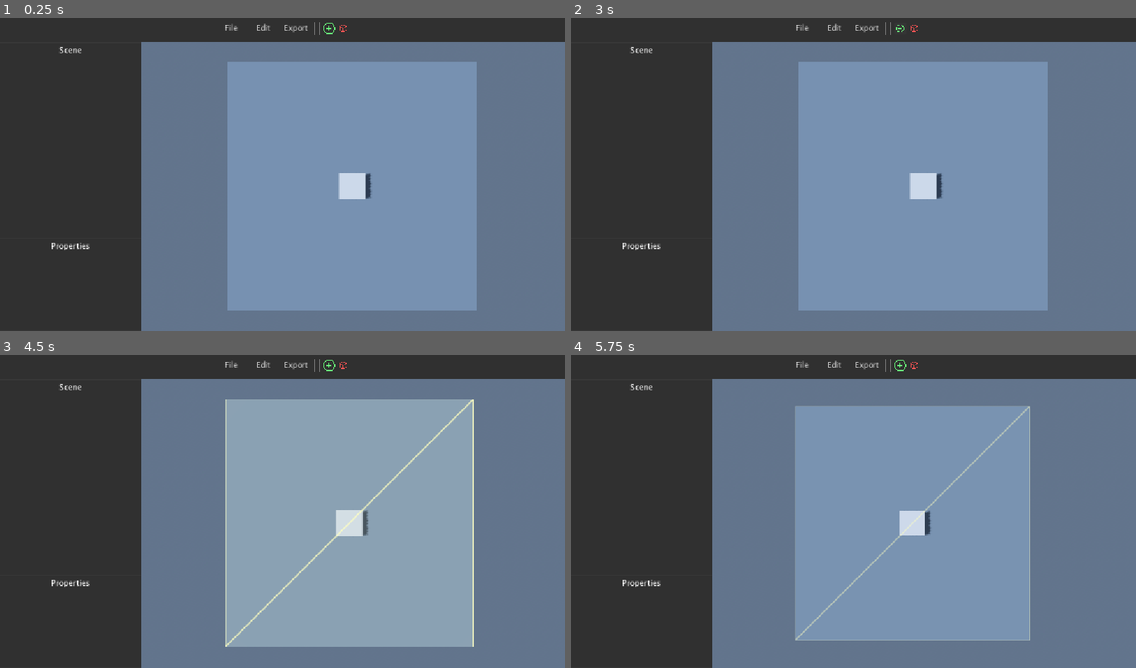
Above: before the commit, frames 1-4 (two rows, left to right).
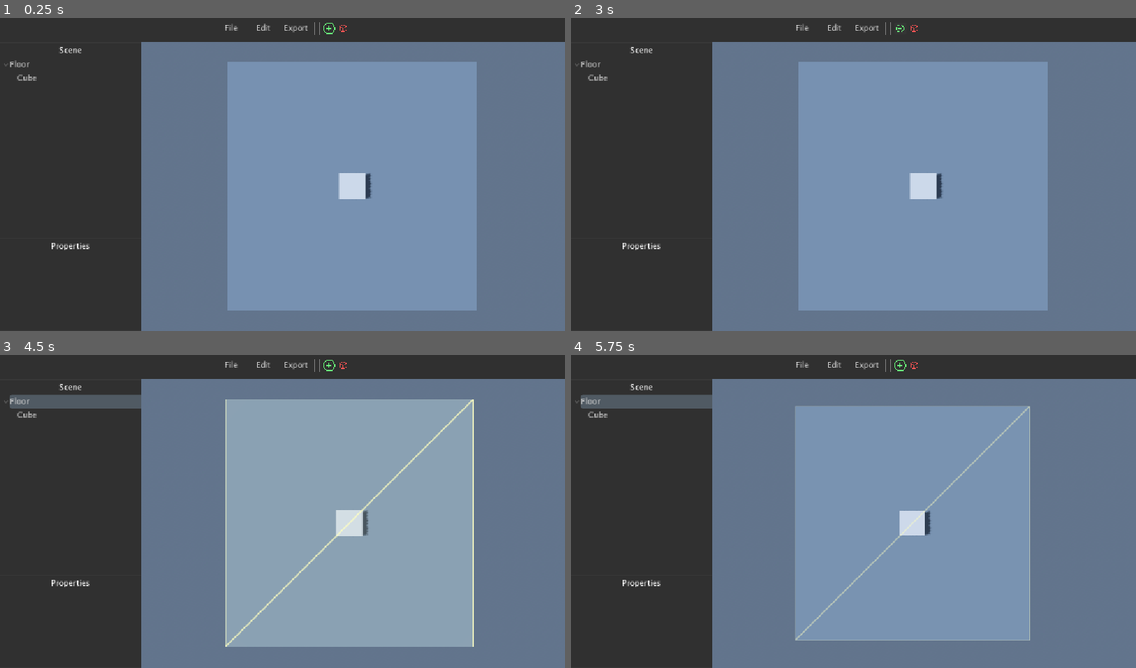
Above: after the commit, the same moments.

Repository: JustTobias31/VoxelisEditor
Game: Godot game, scene res://Main/Editor/UI.tscn
The game is run twice, just before and just after one commit, with the same random seed, the same clock (stepped at 60 frames per second) and the same inputs.
Inputs (mouse positions are in pixels of both pictures, inside the frame that each line leads up to):
- Up to frame 1 (0.25 s): no input
- Up to frame 2 (3 s): click "File" at 0.5 s; click "Edit" at 1.25 s; click "Export" at 2 s; click (898, 27) at 2.75 s
- Up to frame 3 (4.5 s): click (344, 364) at 3.5 s; tap Enter (down) at 4.25 s; move the mouse to (406, 492) at 4.27 s; hold Right (right) from 4.28 s (still down); click (406, 492) at 4.42 s
- Up to frame 4 (5.75 s): move the mouse to (740, 524) at 5.02 s; release Right (right) at 5.03 s; hold Enter (down) from 5.03 s (still down); click (740, 524) at 5.17 s

The runs differ from the first frame. In frame 1, less than 0.1% of the frame differs, in the area x 0-7%, y 13-21%; in frame 2, less than 0.1%; in frame 3, 1.1%, in the area x 0-25%, y 12-21%; in frame 4, 1.1%.

Commit message:
tree viewer

Diff:
--- a/Main/Editor/Objects/3D/script.gd
+++ b/Main/Editor/Objects/3D/script.gd
@@ -24,5 +24,7 @@
 			obj.visible = val
 	}
 
+	props.name.value="3D"
+	props.classname.value="3D"
+
 	description = "Any object that can get rendered in the 3D space"
-	color = Color.RED
--- a/Main/Editor/Objects/cube/script.gd
+++ b/Main/Editor/Objects/cube/script.gd
@@ -10,6 +10,10 @@
 		"handler"= func(val: Color, obj: Node3D):
 			obj.get_node("Main").material_override.albedo_color=val
 	}
+
+	props.name.value="Cube"
+	props.classname.value="Cube"
+
 	deletable = true
 	description = "Cube"
 	model=load("res://Main/Editor/Objects/cube/model.tscn").instantiate()
--- a/Main/Editor/Objects/main/script.gd
+++ b/Main/Editor/Objects/main/script.gd
@@ -14,8 +14,7 @@
 	}
 var model = null
 var description = "Root object that's used by every other object"
-var icon="main.svg"
-var color = Color.WHITE
 var parent = ""
 var children = []
 var deletable = false
+var id = 0
--- a/Main/Editor/Scripts/Objects.gd
+++ b/Main/Editor/Scripts/Objects.gd
@@ -1,30 +1,51 @@
 extends Node
 
+var objindex = [
+	editor_Main,
+	editor_3D,
+	editor_Cube
+]
 var objects = {}
 var selected = 0
 
+signal created
+signal propchanged
+signal reparent
+signal reselect
+
 #######################################
-func create(obj : editor_Main,parent=null):
+func parent(obj : editor_Main, p : editor_Main):
+	p.children.append(obj.id)
+	obj.parent=p
+	reparent.emit(obj,p)
+
+func create(obj : editor_Main, p : editor_Main=null):
 	var uid = randi_range(0,99999999)
 	var model : Node3D = obj.model
+	obj.id=uid
 	if obj.model:
 		obj.model.name=str(uid)
 		get_tree().get_root().add_child.call_deferred(obj.model)
-	if parent:
-		objects[parent].children.append(uid)
-		objects[uid].parent=parent
 	for i in obj.props:
 		var v = obj.props[i]
 		if v.has("handler"):
 			v.handler.call(v.value, obj.model)
 	objects[uid]=obj
 	obj.description=null
+	created.emit(obj,p)
+
+	if p:
+		p.children.append(obj.id)
+		obj.parent=p
+
 	return uid
 
 func setProperty(obj : editor_Main, key, value):
 	var prop = obj.props[key]
 	prop.value=value
-	prop.handler.call(value,obj.model)
+	if prop.has("handler"):
+		prop.handler.call(value,obj.model)
+	propchanged.emit(obj,key,value)
 
 func select(id):
 	if selected != 0:
@@ -34,10 +55,13 @@
 		objects[selected].model.get_node("Main").material_overlay.set_shader_parameter("highlight", true)
 	else:
 		selected = 0
+	reselect.emit(id)
 #######################################
 func _ready() -> void:
+	await get_tree().create_timer(0.1).timeout
 	var scenefloor = objects[create(editor_Cube.new())]
 	setProperty(scenefloor,"size",Vector3(100,1,100))
 	setProperty(scenefloor,"color",Color.SLATE_GRAY)
+	setProperty(scenefloor,"name","Floor")
 
-	create(editor_Cube.new())
+	create(editor_Cube.new(),scenefloor)
--- /dev/null
+++ b/Main/Editor/Scripts/UI/Main.gd
@@ -0,0 +1,31 @@
+extends Node
+
+@onready var tree = $Objects/Tree
+var root
+var objlist = {}
+
+func create_tree_item(_item, _parent_item):
+	var item : TreeItem = tree.create_item(_parent_item)
+	item.set_text(0, _item.props.name.value)
+	return item
+
+func NewObject(obj, parent):
+	var item
+	if parent:
+		item = create_tree_item(obj, objlist[parent.id])
+	else:
+		item = create_tree_item(obj, root)
+	objlist[obj.id] = item
+
+func _ready() -> void:
+	tree.hide_root = true
+	root = tree.create_item()
+	Objects.created.connect(NewObject)
+	Objects.propchanged.connect(func(obj:editor_Main,prop,val):
+		if prop == "name":
+			objlist[obj.id].set_text(0,val)
+	)
+	Objects.reselect.connect(func(id):
+		tree.deselect_all()
+		tree.set_selected(objlist[id],0)
+	)
--- a/Main/Editor/UI.tscn
+++ b/Main/Editor/UI.tscn
@@ -1,5 +1,6 @@
 [gd_scene format=3 uid="uid://co88ub54mji2w"]
 
+[ext_resource type="Script" uid="uid://dcc8hadickpaw" path="res://Main/Editor/Scripts/UI/Main.gd" id="1_suv3m"]
 [ext_resource type="Theme" uid="uid://dt51r7jbd830n" path="res://Main/Editor/theme.tres" id="1_te7nb"]
 [ext_resource type="PackedScene" uid="uid://dks5tqhcp416" path="res://Main/main.tscn" id="2_30t0y"]
 [ext_resource type="Texture2D" uid="uid://b128u0b7lcv82" path="res://Main/Assets/icons/add.svg" id="3_c5412"]
@@ -33,6 +34,7 @@
 anchor_bottom = 1.0
 grow_horizontal = 2
 grow_vertical = 2
+script = ExtResource("1_suv3m")
 
 [node name="Toolbar" type="Panel" parent="Main" unique_id=976015989]
 layout_mode = 1
@@ -44,7 +46,7 @@
 grow_vertical = 2
 theme = ExtResource("1_te7nb")
 
-[node name="HBoxContainer" type="HBoxContainer" parent="Main/Toolbar" unique_id=224277668]
+[node name="Contents" type="HBoxContainer" parent="Main/Toolbar" unique_id=224277668]
 layout_mode = 1
 anchors_preset = 14
 anchor_top = 0.5
@@ -58,14 +60,14 @@
 theme = SubResource("Theme_suv3m")
 alignment = 1
 
-[node name="File" type="Button" parent="Main/Toolbar/HBoxContainer" unique_id=452284215]
+[node name="File" type="Button" parent="Main/Toolbar/Contents" unique_id=452284215]
 custom_minimum_size = Vector2(60, 0)
 layout_mode = 2
 theme = ExtResource("1_te7nb")
 theme_override_styles/normal = SubResource("StyleBoxFlat_ccg01")
 text = "File"
 
-[node name="Edit" type="Button" parent="Main/Toolbar/HBoxContainer" unique_id=8310985]
+[node name="Edit" type="Button" parent="Main/Toolbar/Contents" unique_id=8310985]
 custom_minimum_size = Vector2(60, 0)
 layout_mode = 2
 theme = ExtResource("1_te7nb")
@@ -73,7 +75,7 @@
 text = "Edit
 "
 
-[node name="Export" type="Button" parent="Main/Toolbar/HBoxContainer" unique_id=2007156475]
+[node name="Export" type="Button" parent="Main/Toolbar/Contents" unique_id=2007156475]
 custom_minimum_size = Vector2(60, 0)
 layout_mode = 2
 theme = ExtResource("1_te7nb")
@@ -82,19 +84,20 @@
 
 "
 
-[node name="Transform" type="VSeparator" parent="Main/Toolbar/HBoxContainer" unique_id=486229400]
-layout_mode = 2
-size_flags_horizontal = 4
-
-[node name="Object" type="VSeparator" parent="Main/Toolbar/HBoxContainer" unique_id=1194232515]
-layout_mode = 2
-size_flags_horizontal = 4
-
-[node name="Add" type="Button" parent="Main/Toolbar/HBoxContainer" unique_id=4071011]
+[node name="Transform" type="VSeparator" parent="Main/Toolbar/Contents" unique_id=486229400]
+layout_mode = 2
+size_flags_horizontal = 4
+
+[node name="Object" type="VSeparator" parent="Main/Toolbar/Contents" unique_id=1194232515]
+layout_mode = 2
+size_flags_horizontal = 4
+
+[node name="Add" type="Button" parent="Main/Toolbar/Contents" unique_id=4071011]
 custom_minimum_size = Vector2(25, 0)
 layout_mode = 2
 size_flags_horizontal = 4
 size_flags_vertical = 4
+tooltip_text = "Shows the "
 theme = ExtResource("1_te7nb")
 theme_override_font_sizes/font_size = 15
 theme_override_styles/normal = SubResource("StyleBoxFlat_ccg01")
@@ -104,7 +107,7 @@
 icon_alignment = 1
 expand_icon = true
 
-[node name="cube" type="Button" parent="Main/Toolbar/HBoxContainer" unique_id=362470139]
+[node name="cube" type="Button" parent="Main/Toolbar/Contents" unique_id=362470139]
 custom_minimum_size = Vector2(20, 0)
 layout_mode = 2
 size_flags_horizontal = 4
@@ -141,6 +144,24 @@
 horizontal_alignment = 1
 vertical_alignment = 1
 
+[node name="Tree" type="Tree" parent="Main/Objects" unique_id=472587741]
+layout_mode = 1
+anchors_preset = 15
+anchor_right = 1.0
+anchor_bottom = 1.0
+offset_left = 50.0
+offset_top = 30.0
+offset_right = 50.0
+grow_horizontal = 2
+grow_vertical = 2
+scale = Vector2(4, 1)
+pivot_offset = Vector2(10, 0)
+theme = ExtResource("1_te7nb")
+allow_search = false
+enable_drag_unfolding = false
+hide_root = true
+drop_mode_flags = 1
+
 [node name="Properties" type="Panel" parent="Main" unique_id=219278755]
 layout_mode = 1
 anchors_preset = 15
@@ -178,9 +199,11 @@
 
 [node name="Viewport" type="SubViewport" parent="Main/Viewport" unique_id=753948555]
 handle_input_locally = false
+oversampling = false
 size = Vector2i(865, 591)
 size_2d_override = Vector2i(1024, 1024)
 size_2d_override_stretch = true
+render_target_clear_mode = 2
 render_target_update_mode = 4
 
 [node name="Scene" parent="Main/Viewport/Viewport" unique_id=2092636286 instance=ExtResource("2_30t0y")]
--- a/Main/Editor/theme.tres
+++ b/Main/Editor/theme.tres
@@ -7,7 +7,101 @@
 border_width_bottom = 2
 border_color = Color(0.2159017, 0.21590173, 0.2159017, 1)
 
+[sub_resource type="StyleBoxFlat" id="StyleBoxFlat_rh60u"]
+bg_color = Color(0.6, 0.6, 0.6, 0.19607843)
+corner_radius_top_left = 5
+corner_radius_bottom_left = 5
+
+[sub_resource type="StyleBoxFlat" id="StyleBoxFlat_tvieb"]
+bg_color = Color(0.50980395, 0.6117647, 0.69803923, 0.47058824)
+corner_radius_top_left = 5
+corner_radius_bottom_left = 5
+
+[sub_resource type="StyleBoxFlat" id="StyleBoxFlat_xt60p"]
+bg_color = Color(0.6, 0.6, 0.6, 0)
+
+[sub_resource type="StyleBoxFlat" id="StyleBoxFlat_0shiu"]
+bg_color = Color(0.50980395, 0.6117647, 0.69803923, 0.39215687)
+corner_radius_top_left = 5
+corner_radius_bottom_left = 5
+
 [resource]
 default_font = ExtResource("1_xt60p")
 default_font_size = 0
 Panel/styles/panel = SubResource("StyleBoxFlat_ih0wh")
+Tree/colors/children_hl_line_color = Color(0, 0, 0, 1)
+Tree/colors/custom_button_font_highlight = Color(0, 0, 0, 1)
+Tree/colors/drop_position_color = Color(1, 1, 1, 0)
+Tree/colors/font_color = Color(0.8431839, 0.8431839, 0.84318376, 1)
+Tree/colors/font_disabled_color = Color(0.65423185, 0.65423214, 0.6542318, 1)
+Tree/colors/font_hovered_color = Color(1, 1, 1, 1)
+Tree/colors/font_hovered_dimmed_color = Color(1, 1, 1, 1)
+Tree/colors/font_hovered_selected_color = Color(1, 1, 1, 1)
+Tree/colors/font_outline_color = Color(0, 0, 0, 0)
+Tree/colors/font_selected_color = Color(0.84313726, 0.84313726, 0.84313726, 1)
+Tree/colors/guide_color = Color(0, 0, 0, 0)
+Tree/colors/parent_hl_line_color = Color(0, 0, 0, 1)
+Tree/colors/relationship_line_color = Color(0, 0, 0, 1)
+Tree/colors/scroll_hint_color = Color(0, 0, 0, 1)
+Tree/colors/title_button_color = Color(0, 0, 0, 1)
+Tree/constants/button_margin = 0
+Tree/constants/check_h_separation = 0
+Tree/constants/children_hl_line_width = 0
+Tree/constants/dragging_unfold_wait_msec = 0
+Tree/constants/draw_guides = 0
+Tree/constants/draw_relationship_lines = 0
+Tree/constants/h_separation = 0
+Tree/constants/icon_h_separation = 0
+Tree/constants/icon_max_width = 0
+Tree/constants/inner_item_margin_bottom = 0
+Tree/constants/inner_item_margin_left = 0
+Tree/constants/inner_item_margin_right = 0
+Tree/constants/inner_item_margin_top = 0
+Tree/constants/item_margin = 15
+Tree/constants/outline_size = 0
+Tree/constants/parent_hl_line_margin = 0
+Tree/constants/parent_hl_line_width = 0
+Tree/constants/relationship_line_width = 0
+Tree/constants/scroll_border = 0
+Tree/constants/scroll_speed = 0
+Tree/constants/scrollbar_h_separation = 0
+Tree/constants/scrollbar_margin_bottom = 0
+Tree/constants/scrollbar_margin_left = 0
+Tree/constants/scrollbar_margin_right = 0
+Tree/constants/scrollbar_margin_top = 0
+Tree/constants/scrollbar_v_separation = 0
+Tree/constants/v_separation = 1
+Tree/font_sizes/font_size = 16
+Tree/font_sizes/title_button_font_size = 16
+Tree/fonts/font = ExtResource("1_xt60p")
+Tree/fonts/title_button_font = ExtResource("1_xt60p")
+Tree/icons/arrow = null
+Tree/icons/arrow_collapsed = null
+Tree/icons/arrow_collapsed_mirrored = null
+Tree/icons/checked = null
+Tree/icons/checked_disabled = null
+Tree/icons/indeterminate = null
+Tree/icons/indeterminate_disabled = null
+Tree/icons/scroll_hint = null
+Tree/icons/select_arrow = null
+Tree/icons/unchecked = null
+Tree/icons/unchecked_disabled = null
+Tree/icons/updown = null
+Tree/styles/button_hover = null
+Tree/styles/button_pressed = null
+Tree/styles/cursor = null
+Tree/styles/cursor_unfocused = null
+Tree/styles/custom_button = null
+Tree/styles/custom_button_hover = null
+Tree/styles/custom_button_pressed = null
+Tree/styles/focus = null
+Tree/styles/hovered = SubResource("StyleBoxFlat_rh60u")
+Tree/styles/hovered_dimmed = null
+Tree/styles/hovered_selected = SubResource("StyleBoxFlat_tvieb")
+Tree/styles/hovered_selected_focus = null
+Tree/styles/panel = SubResource("StyleBoxFlat_xt60p")
+Tree/styles/selected = SubResource("StyleBoxFlat_0shiu")
+Tree/styles/selected_focus = null
+Tree/styles/title_button_hover = null
+Tree/styles/title_button_normal = null
+Tree/styles/title_button_pressed = null
Not shown, added: Main/Editor/Scripts/UI/Main.gd.uid
